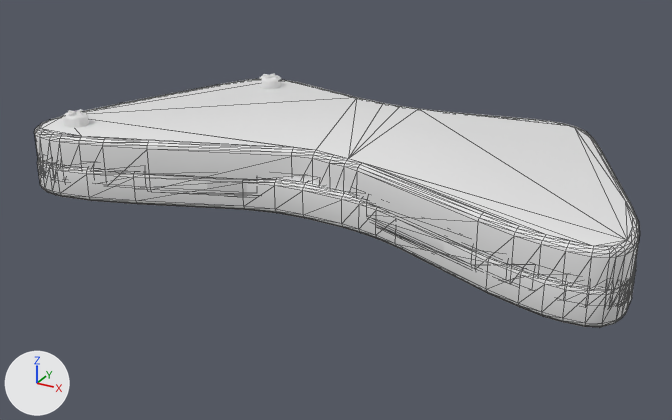
A saved change to the glTF model web/public/models/pinball/curved_bumper.glb.
Before and after are seen from a 50 mm camera at (0.134, -0.251, 0.109) aimed at (-0.002, -0.004, -0.014). The lights are fixed; the arrows at lower left show +X, +Y and +Z. The first picture is the older version. Mesh edges are drawn as thin lines on the coarser meshes. Vertices at exactly the same position are counted once.

Objects in the first picture: 'Casing', 'Face', 'Frame' and 2 more.
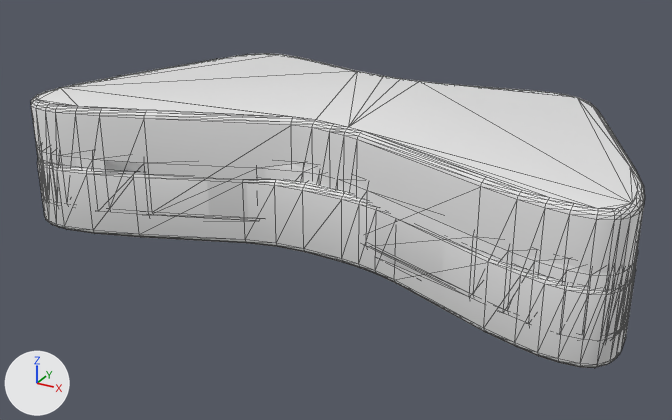
Where the newer file only moved an object's origin or applied its transform, the numbers keep the older frame.

Where the change shows, as pixel boxes [x1, y1, x2, y2] in the pictures (672 x 420 px; the box of a moved part takes in the faces that stretch with it):
'Face', reshaped, moved (24% taller): before [35, 79, 640, 302]; after [31, 53, 645, 329]
'Casing', reshaped (24% taller): before [37, 160, 635, 328]; after [37, 160, 635, 368]
'Frame', reshaped, moved (mostly hidden): before [42, 161, 636, 293]; after [40, 151, 638, 326]
part 1 of me_casingmesh, moved or reshaped: before [38, 164, 633, 328]; after [38, 164, 633, 368]
part 2 of me_facemesh, moved or reshaped (mostly hidden): before [217, 193, 629, 302]; after [210, 215, 623, 329]
part 3 of me_facemesh, moved or reshaped: before [35, 79, 640, 301]; after [31, 53, 645, 328]

The edits, one by one:
me_casingmesh is used by ob_casing; location (0.0, 0.0, -0.006).
me_casingmesh had 432 vertices, 860 faces and spanned x -0.099..0.099, y -0.045..0.05, z -0.006..0.006.
me_casingmesh now has 432 vertices, 860 faces and spans x -0.099..0.099, y -0.045..0.05, z -0.018..0.006.
me_casingmesh part 1: all 216 vertices in x -0.099..0.099, y -0.045..0.05, z -0.006..-0.004 are moved by (0.0, 0.0, -0.012).
me_facemesh is used by ob_face; location (0.0, 0.0, 0.001).
me_facemesh had 424 vertices, 844 faces and spanned x -0.099..0.099, y -0.044..0.05, z -0.009..0.009.
me_facemesh now has 424 vertices, 844 faces and spans x -0.099..0.099, y -0.044..0.05, z -0.018..0.018.
me_facemesh part 2: all 212 vertices in x -0.099..0.099, y -0.044..0.05, z -0.009..-0.007 are moved by (0.0, 0.0, -0.009).
me_facemesh part 3: all 212 vertices in x -0.099..0.099, y -0.044..0.05, z 0.007..0.009 are moved by (0.0, 0.0, 0.009).
me_framemesh is used by ob_frame; location (0.0, 0.0, -0.003).
me_framemesh had 424 vertices, 844 faces and spanned x -0.099..0.099, y -0.044..0.05, z -0.007..0.007.
me_framemesh now has 424 vertices, 844 faces and spans x -0.099..0.099, y -0.044..0.05, z -0.015..0.015.
me_framemesh part 4: 424 of 424 vertices moved; they spanned x -0.099..0.099, y -0.044..0.05, z -0.007..0.007 and now span x -0.099..0.099, y -0.044..0.05, z -0.015..0.015; mean shift (0.0, 0.0, 0.0).
Object 'Face' (ob_face) moves from (0.0, 0.0, 0.001) to (0.0, 0.0, 0.002).
Object 'Frame' (ob_frame) moves from (0.0, 0.0, -0.003) to (0.0, 0.0, -0.006).
